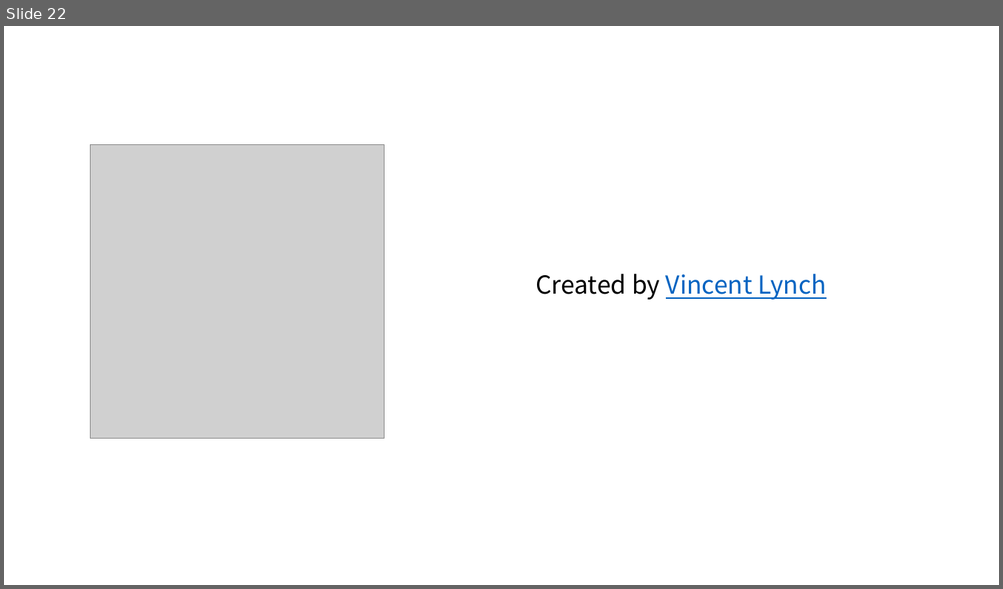
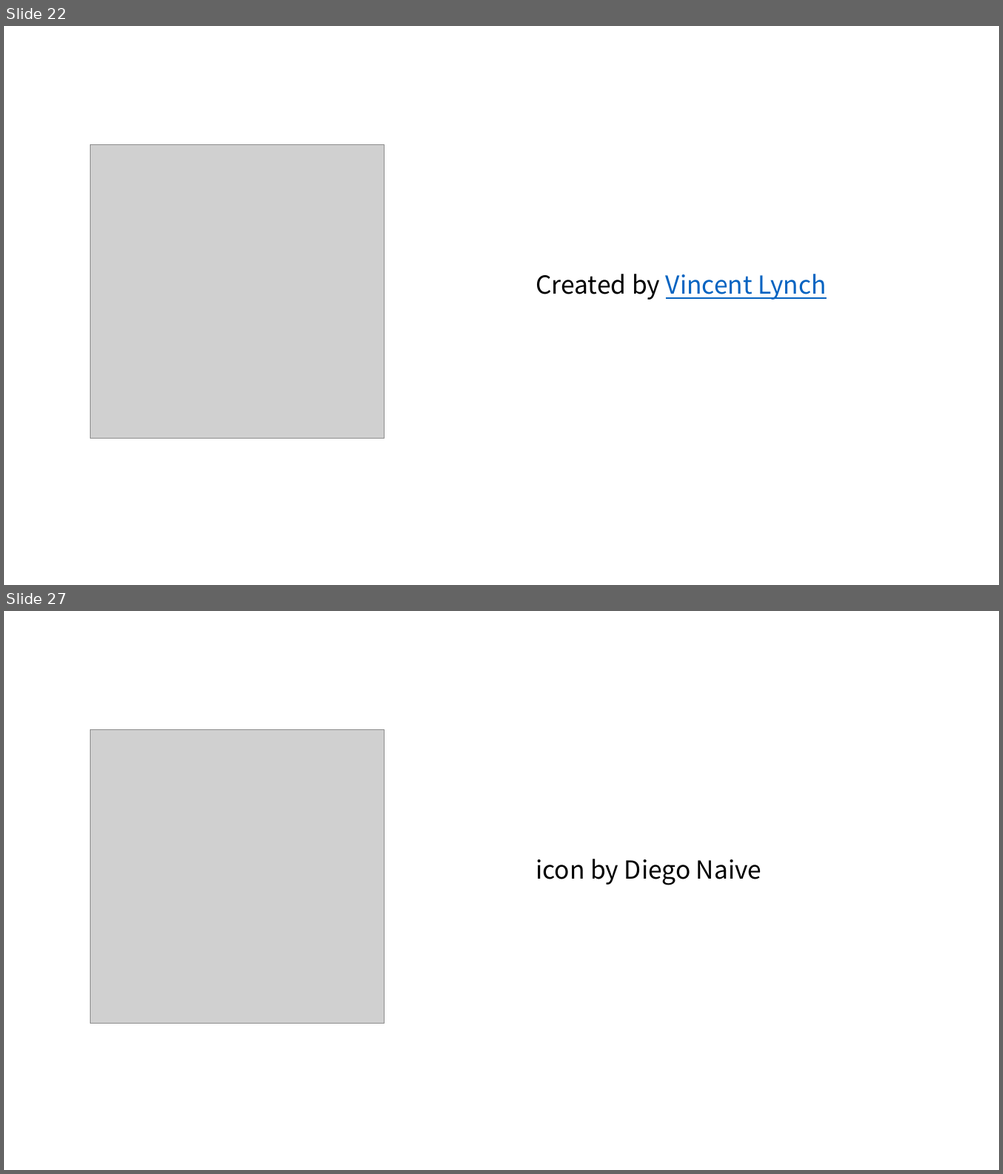
Before and after one commit to happydeveloper/data_structure, a slide deck: presentation/credit.pptx. Shown one above the other, each under a label of ours: slide 22 before the commit, slides 22 and 27 after it; the slides between them are not shown. The pictures are 1003x589 and 1003x1174 pixels, drawn with LibreOffice and Linux fonts; fonts in the diff are those of the drawing; grey boxes stand for pictures. Boxes give left, top, right and bottom in pixels: in the first picture for what was removed or moved away, otherwise in the second. Text is boxed around its words. In the diff, an @@ line names an element or a change of style, - is before the commit and + after.

```diff
--- a/presentation/credit.pptx
+++ b/presentation/credit.pptx
@@ slide 27 added at box(4, 611, 999, 1170), background #FFFFFF @@
@@ picture added at box(90, 729, 384, 1024) @@
@@ title added at box(535, 859, 761, 886), 24 pt, text #000000 @@
+icon by Diego Naive
```
Also in this commit, not shown: 6 other slides added, 15 other files.
